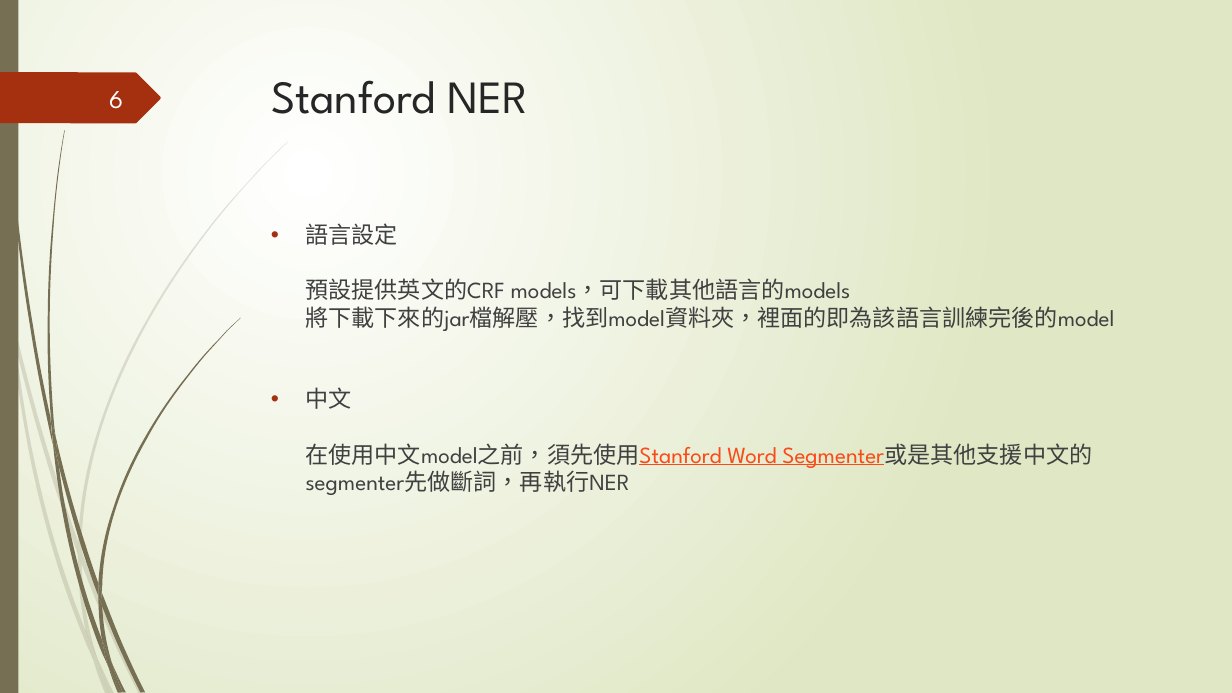
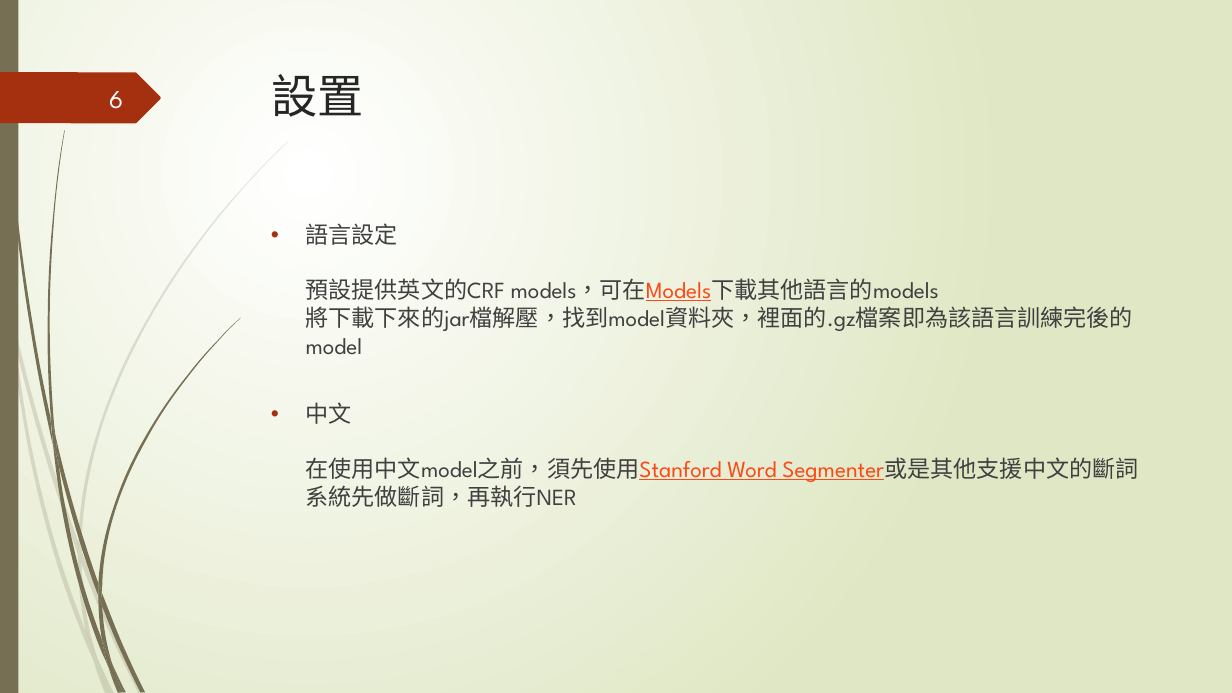
Before and after one commit to kather0912888/PPT, a slide deck: slide 6 of stanford ner.pptx. Drawn at 1232x693 pixels with LibreOffice and Linux fonts; fonts in the diff are those of the drawing. Boxes give left, top, right and bottom in pixels: in the first picture for what was removed or moved away, otherwise in the second. Text is boxed around its words. In the diff, an @@ line names an element or a change of style, - is before the commit and + after.

Commit message:
未包含程式化跟中文執行結果

```diff
--- a/stanford ner.pptx
+++ b/stanford ner.pptx
@@ title at (x1=271, y1=74, x2=363, y2=117): text changed @@
-Stanford NER
+設置
@@ text at (x1=306, y1=223, x2=1134, y2=507): text changed @@
-• 語言設定
-  預設提供英文的CRF models，可下載其他語言的models
-  將下載下來的jar檔解壓，找到model資料夾，裡面的即為該語言訓練完後的model
-• 中文
-  在使用中文model之前，須先使用Stanford Word Segmenter或是其他支援中文的segmenter先做斷詞，再執行NER
+• 語言設定
+  預設提供英文的CRF models，可在Models下載其他語言的models
+  將下載下來的jar檔解壓，找到model資料夾，裡面的.gz檔案即為該語言訓練完後的model
+• 中文
+  在使用中文model之前，須先使用Stanford Word Segmenter或是其他支援中文的斷詞系統先做斷詞，再執行NER
```
Also in this commit, not shown: 4 other slides changed, 9 slides added, 2 slides removed.
